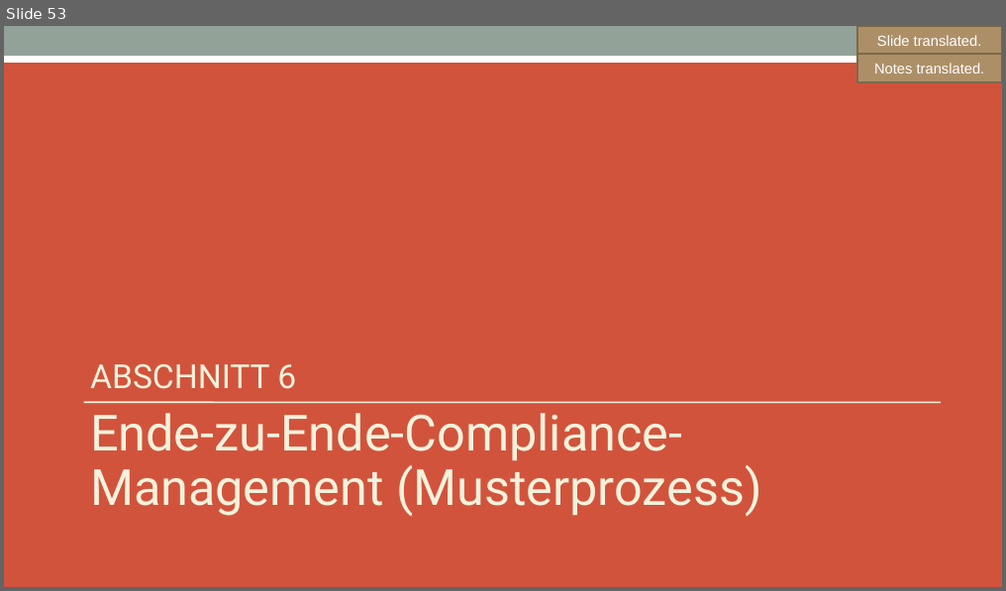
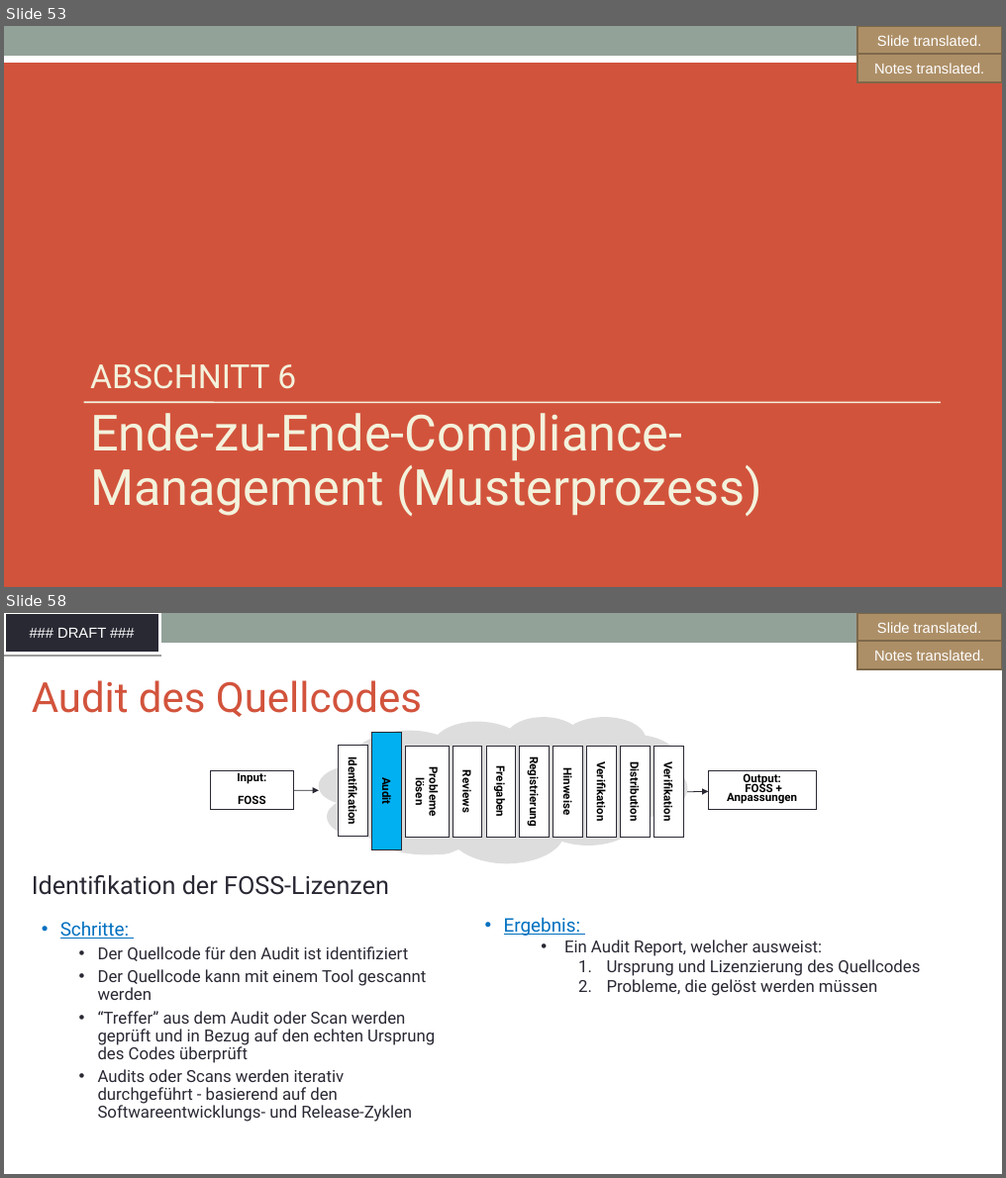
Before and after one commit to SThanheiser/curriculum, a slide deck: translation-DE/slides/DFT_openchain-curriculum-for-1-1_GER.odp. Shown one above the other, each under a label of ours: slide 53 before the commit, slides 53 and 58 after it; the slides between them are not shown. The pictures are 1006x591 and 1006x1178 pixels, drawn with LibreOffice and Linux fonts; fonts in the diff are those of the drawing; background and template pictures are left out. Boxes give left, top, right and bottom in pixels: in the first picture for what was removed or moved away, otherwise in the second. Text is boxed around its words. In the diff, an @@ line names an element or a change of style, - is before the commit and + after.

```diff
--- a/translation-DE/slides/DFT_openchain-curriculum-for-1-1_GER.odp
+++ b/translation-DE/slides/DFT_openchain-curriculum-for-1-1_GER.odp
@@ slide 58 added at [4,613,1002,1174], background #FFFFFF; not listed: 1 template element that a slide beside it also shows @@
@@ freeform shape added at [4,613,159,654], fill #292934, outline #FFFFFF 3 pt, 14 pt, text #FFFFFF @@
+### DRAFT ###
@@ freeform shape added at [857,613,1002,642], fill #AD8F67, outline #7E684A 2.01 pt, 14 pt, text #FFFFFF @@
+GFX translated.
@@ freeform shape added at [857,613,1002,642], fill #AD8F67, outline #7E684A 2.01 pt, 14 pt, text #FFFFFF @@
+Slide translated.
@@ freeform shape added at [857,641,1002,669], fill #AD8F67, outline #7E684A 2.01 pt, 14 pt, text #FFFFFF @@
+Notes translated.
@@ text added at [32,680,422,717], 40 pt, text #D2533C @@
+Audit des Quellcodes
@@ freeform shape added at [319,717,687,863], fill #DDDDDD @@
@@ freeform shape added at [339,745,367,837], fill #FFFFFF, outline #292934 0.74 pt, 11 pt, text #000000, bold @@
+Identifikation
@@ freeform shape added at [372,733,402,851], fill #00B0F0, outline #292934 0.74 pt, 11 pt, text #000000, bold @@
+Audit
@@ freeform shape added at [406,746,449,837], fill #FFFFFF, outline #292934 0.74 pt, 11 pt, text #000000, bold @@
+Probleme lösen
@@ freeform shape added at [452,746,482,837], fill #FFFFFF, outline #292934 0.74 pt, 11 pt, text #000000, bold @@
+Reviews
@@ freeform shape added at [486,746,516,837], fill #FFFFFF, outline #292934 0.74 pt, 11 pt, text #000000, bold @@
+Freigaben
@@ freeform shape added at [520,746,549,837], fill #FFFFFF, outline #292934 0.74 pt, 11 pt, text #000000, bold @@
+Registrierung
@@ freeform shape added at [553,746,582,837], fill #FFFFFF, outline #292934 0.74 pt, 11 pt, text #000000, bold @@
+Hinweise
@@ freeform shape added at [587,746,616,837], fill #FFFFFF, outline #292934 0.74 pt, 11 pt, text #000000, bold @@
+Verifikation
@@ freeform shape added at [621,746,649,837], fill #FFFFFF, outline #292934 0.74 pt, 11 pt, text #000000, bold @@
+Distribution
@@ freeform shape added at [654,746,683,837], fill #FFFFFF, outline #292934 0.74 pt, 11 pt, text #000000, bold @@
+Verifikation
@@ freeform shape added at [211,771,293,809], fill #FFFFFF, outline #292934 0.74 pt, 11 pt, text #000000, bold @@
+Input:
+FOSS
@@ arrow added from (293, 790) to (319, 790), #292934 0.74 pt @@
@@ freeform shape added at [709,771,816,809], fill #FFFFFF, outline #292934 0.74 pt, 11 pt, text #000000, bold @@
+Output:
+FOSS + Anpassungen
@@ arrow added from (687, 792) to (709, 792), #292934 0.74 pt @@
@@ free added at [24,866,459,903], 24 pt, text #292934 @@
+Identifikation der FOSS-Lizenzen
@@ text added at [60,921,435,1122], 16 pt, text #292934 @@
+• Schritte:
+  • Der Quellcode für den Audit ist identifiziert
+  • Der Quellcode kann mit einem Tool gescannt werden
+  • “Treffer” aus dem Audit oder Scan werden geprüft und in Bezug auf den echten Ursprung des Codes überprüft
+  • Audits oder Scans werden iterativ
+    durchgeführt - basierend auf den Softwareentwicklungs- und Release-Zyklen
@@ text added at [504,917,920,996], 16 pt, text #292934 @@
+• Ergebnis:
+• Ein Audit Report, welcher ausweist:
+  1. Ursprung und Lizenzierung des Quellcodes
+  2. Probleme, die gelöst werden müssen
```
Also in this commit, not shown: 8 slides changed, 5 other slides added, 6 slides removed, 1 other file.
